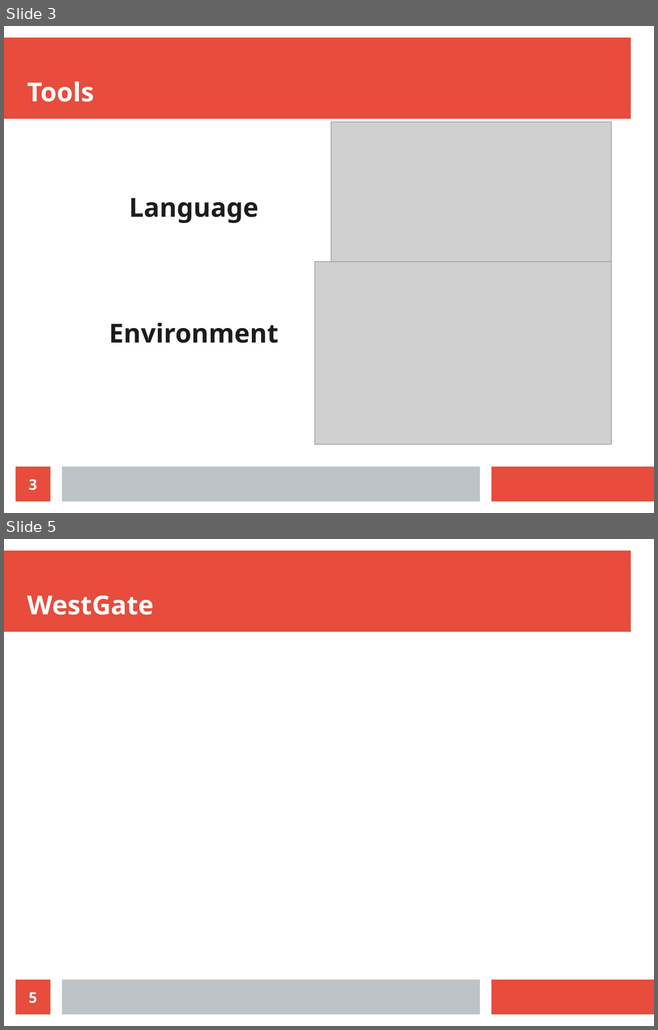
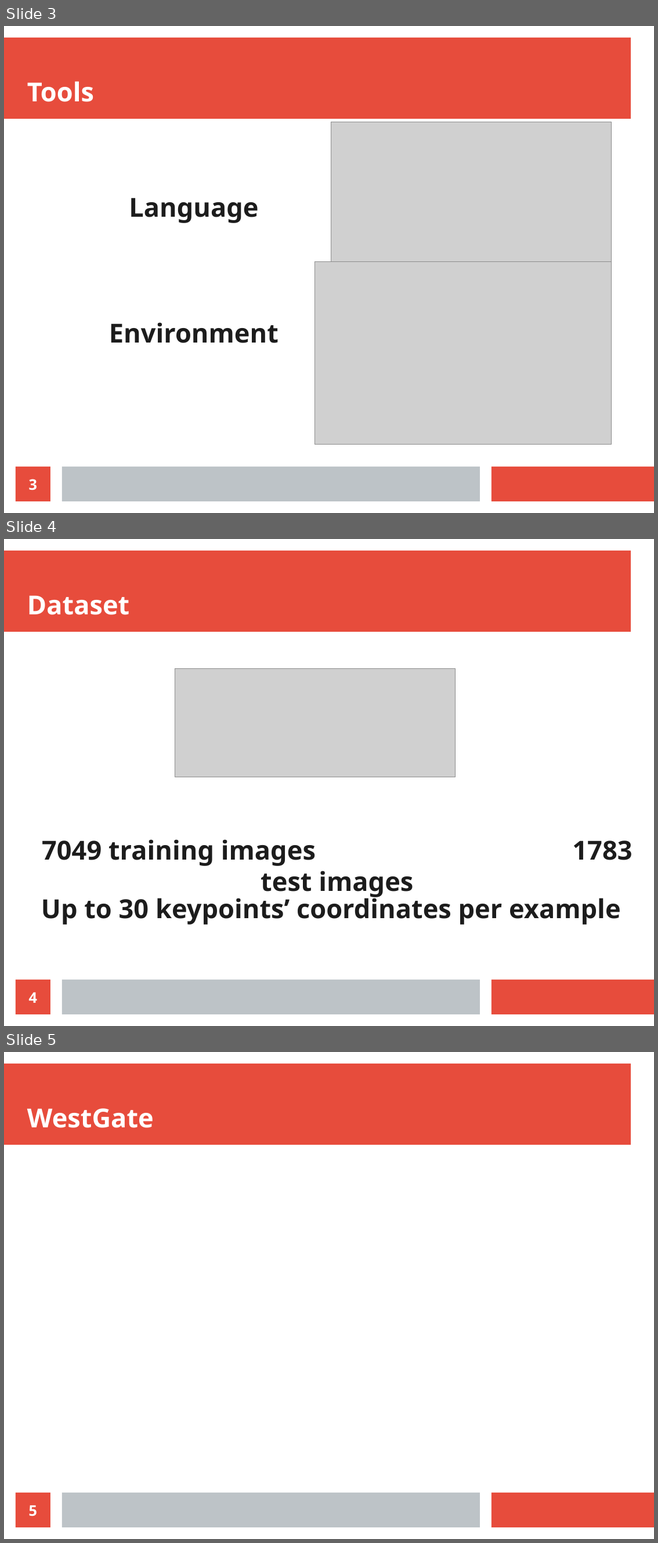
Before and after one commit to eltonsst/VCS, a slide deck: presentation/Presentation.odp. Shown one above the other, each under a label of ours: slides 3 and 5 before the commit, slides 3, 4 and 5 after it; the slides between them are not shown. The pictures are 658x1030 and 658x1543 pixels, drawn with LibreOffice and Linux fonts; fonts in the diff are those of the drawing; grey boxes stand for pictures. Boxes give left, top, right and bottom in pixels: in the first picture for what was removed or moved away, otherwise in the second. Text is boxed around its words. In the diff, an @@ line names an element or a change of style, - is before the commit and + after.

Commit message:
complete slide dataset

```diff
--- a/presentation/Presentation.odp
+++ b/presentation/Presentation.odp
@@ slide 4 added at bbox=[4, 539, 654, 1026], background #FFFFFF; not listed: 3 template elements that a slide beside it also shows @@
@@ title added at bbox=[27, 595, 129, 615], 32 pt, text #FFFFFF, bold @@
+Dataset
@@ picture added at bbox=[175, 669, 456, 777] @@
@@ text added at bbox=[42, 839, 632, 897], 32 pt, text #1C1C1C, bold @@
+7049 training images 1783 test images
@@ text added at bbox=[41, 894, 621, 925], 32 pt, text #1C1C1C, bold @@
+Up to 30 keypoints’ coordinates per example
@@ page number added at bbox=[16, 980, 50, 1015], fill #E74C3C, 18 pt, text #FFFFFF, bold @@
+4
```
Also in this commit, not shown: 1 slide removed, 1 other file.
